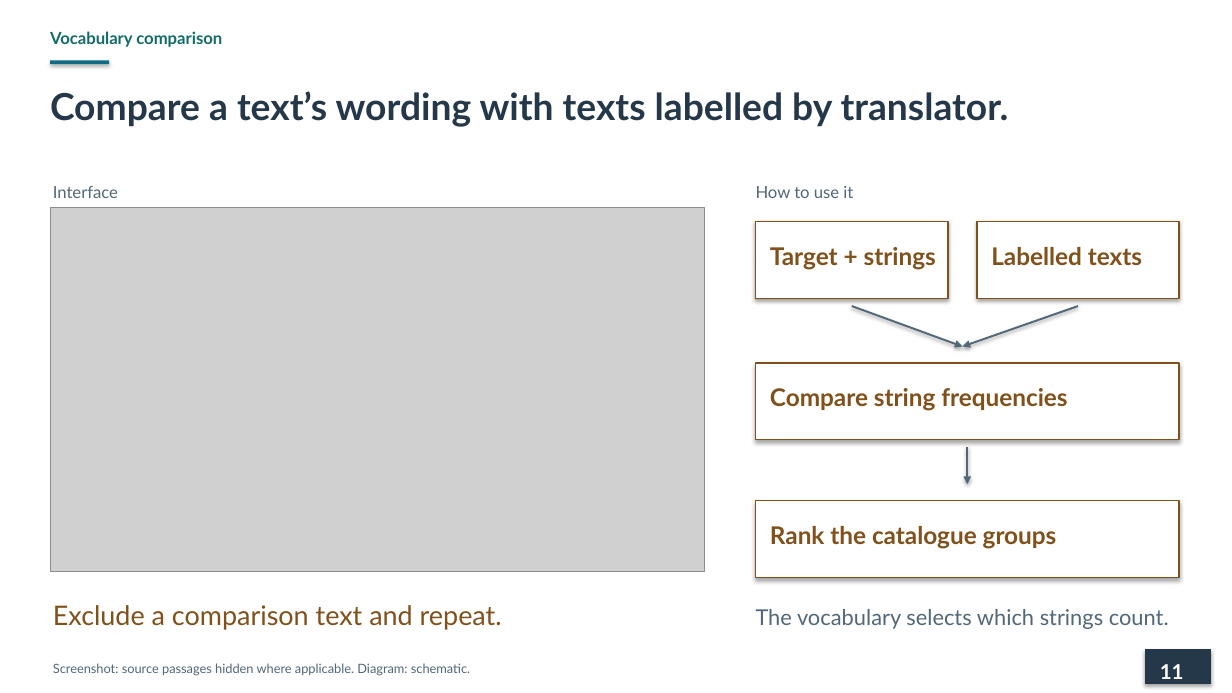
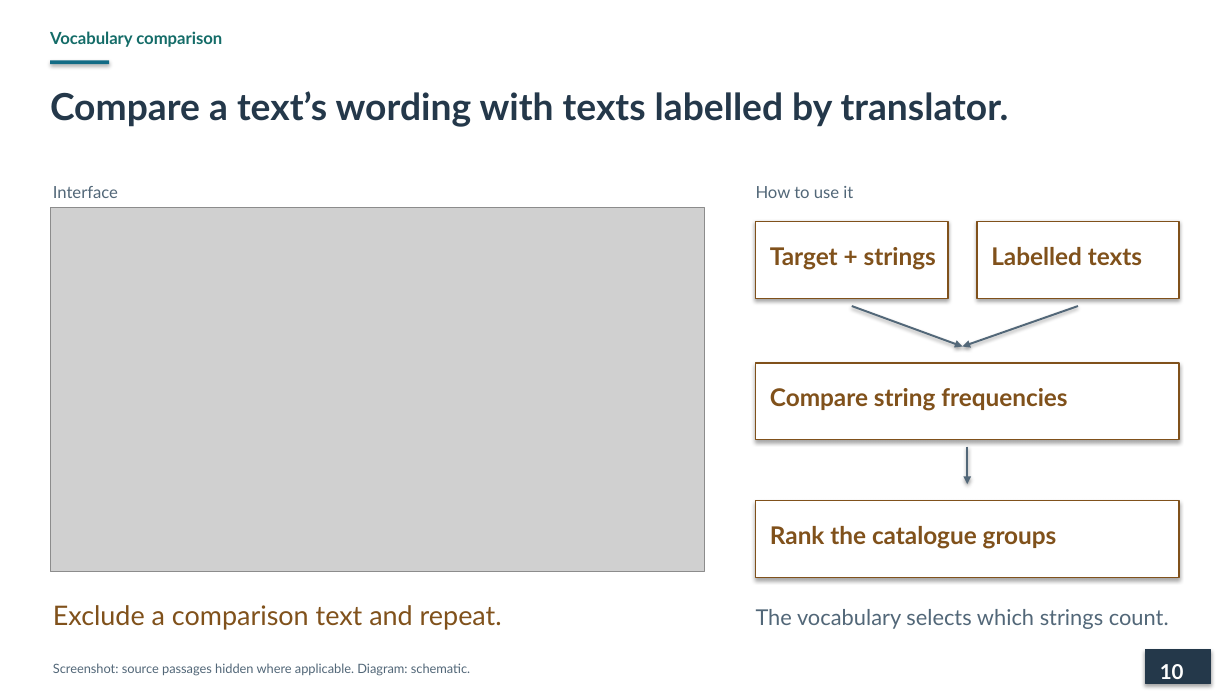
Before and after one commit to lopentu/cohort, a slide deck: slide 10 of docs/presentation/cohort-pnc-2026-main.pptx (slide 11 before the commit). Drawn at 1232x693 pixels with LibreOffice and Linux fonts; fonts in the diff are those of the drawing; grey boxes stand for pictures. Boxes give left, top, right and bottom in pixels: in the first picture for what was removed or moved away, otherwise in the second. Text is boxed around its words. In the diff, an @@ line names an element or a change of style, - is before the commit and + after.

```diff
--- a/docs/presentation/cohort-pnc-2026-main.pptx
+++ b/docs/presentation/cohort-pnc-2026-main.pptx
@@ text at [1160,664,1184,679]: text changed @@
-11
+10
```
Also in this commit, not shown: 5 other slides changed.
